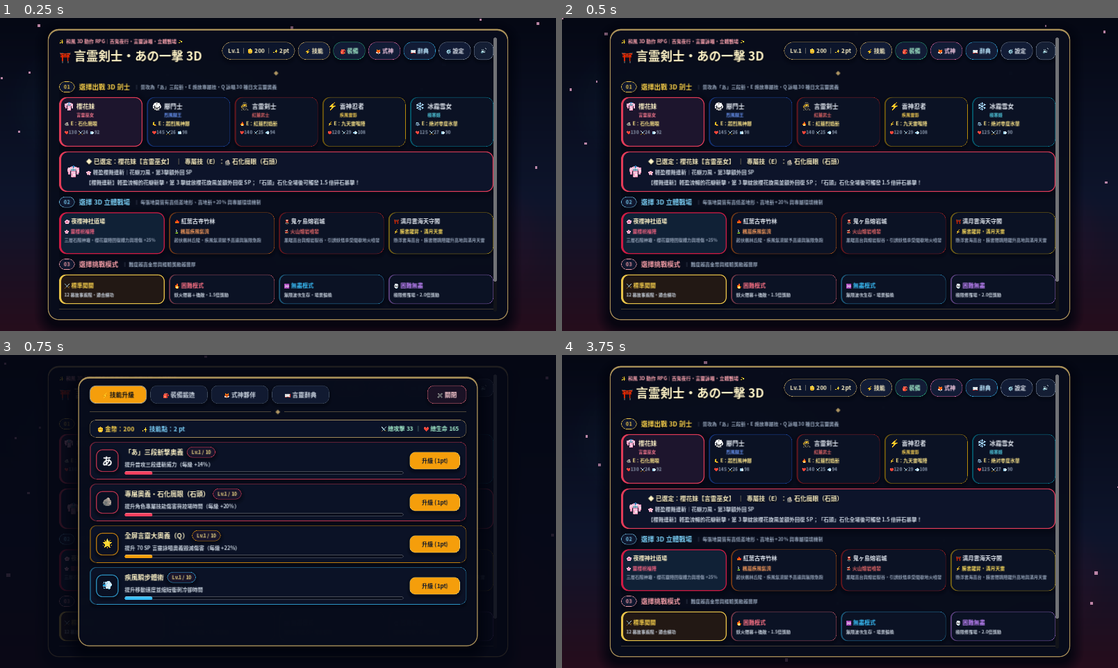
Above: before the commit, frames 1-4 (two rows, left to right).
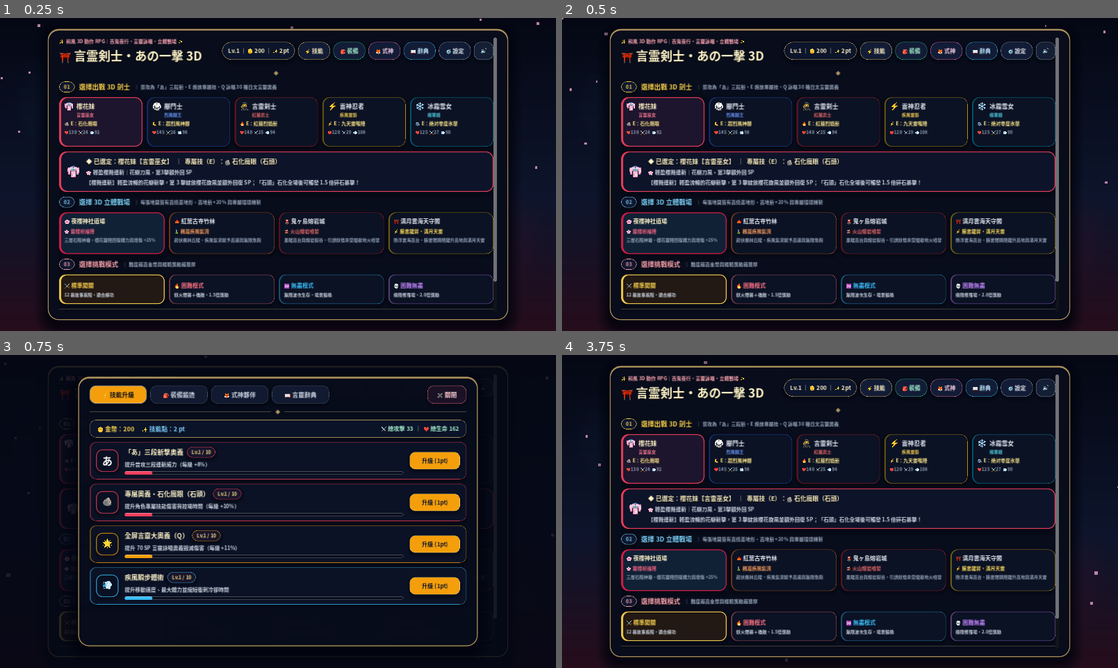
Above: after the commit, the same moments.

Repository: chensc1129/kotodama-3d-rpg
Game: Godot game, scene res://scenes/main_menu.tscn
Same seed, same stepped clock (60 frames per second), same inputs: the game is played once before the commit and once after it.
Inputs:
- Up to frame 1 (0.25 s): no input
- Up to frame 2 (0.5 s): no input
- Up to frame 3 (0.75 s): click "⚡ 技能" at 0.5 s
- Up to frame 4 (3.75 s): click "🎒 裝備" at 1.25 s; click "🦊 式神" at 2 s; click "📖 辭典" at 2.75 s; click "⚙️ 設定" at 3.5 s

Frames 1-2 are identical in both runs. In frame 3, 0.2% of the frame differs, in the area x 28-83%, y 22-76%; in frame 4, nothing differs.

Commit message:
Rebalance late-game stats: diminishing level growth, compressed gear/skills, capped blessings

Diff:
--- a/scripts/autoload/game_data.gd
+++ b/scripts/autoload/game_data.gd
@@ -222,20 +222,20 @@
 
 const EQUIPMENT_LIST: Array = [
 	{"id": "w1", "slot": "weapon", "name": "木霊の練習刀", "icon": "🗡️", "atk": 6, "hp": 0, "cost": 0, "blade_color": "#d6d3d1"},
-	{"id": "w2", "slot": "weapon", "name": "桜吹雪・太刀", "icon": "🌸", "atk": 16, "hp": 15, "cost": 180, "blade_color": "#f472b6"},
-	{"id": "w3", "slot": "weapon", "name": "雷切・黄金丸", "icon": "⚡", "atk": 30, "hp": 25, "cost": 420, "blade_color": "#facc15"},
-	{"id": "w4", "slot": "weapon", "name": "氷輪・蒼穹刃", "icon": "❄️", "atk": 48, "hp": 40, "cost": 850, "blade_color": "#38bdf8"},
-	{"id": "w5", "slot": "weapon", "name": "天叢雲・神滅剣", "icon": "👑", "atk": 75, "hp": 80, "cost": 1600, "blade_color": "#f97316"},
+	{"id": "w2", "slot": "weapon", "name": "桜吹雪・太刀", "icon": "🌸", "atk": 12, "hp": 10, "cost": 180, "blade_color": "#f472b6"},
+	{"id": "w3", "slot": "weapon", "name": "雷切・黄金丸", "icon": "⚡", "atk": 20, "hp": 20, "cost": 420, "blade_color": "#facc15"},
+	{"id": "w4", "slot": "weapon", "name": "氷輪・蒼穹刃", "icon": "❄️", "atk": 30, "hp": 32, "cost": 850, "blade_color": "#38bdf8"},
+	{"id": "w5", "slot": "weapon", "name": "天叢雲・神滅剣", "icon": "👑", "atk": 42, "hp": 48, "cost": 1600, "blade_color": "#f97316"},
 
 	{"id": "a1", "slot": "armor", "name": "道場稽古着", "icon": "🥋", "atk": 0, "hp": 20, "cost": 0, "aura_color": "#94a3b8"},
-	{"id": "a2", "slot": "armor", "name": "緋袴・巫女装束", "icon": "👘", "atk": 5, "hp": 65, "cost": 200, "aura_color": "#f43f5e"},
-	{"id": "a3", "slot": "armor", "name": "黒鉄・武者鎧", "icon": "🛡️", "atk": 12, "hp": 130, "cost": 480, "aura_color": "#3b82f6"},
-	{"id": "a4", "slot": "armor", "name": "龍鱗・神楽羽織", "icon": "🐉", "atk": 24, "hp": 240, "cost": 980, "aura_color": "#10b981"},
-
-	{"id": "r1", "slot": "accessory", "name": "お守り・木札", "icon": "🧿", "atk": 3, "hp": 15, "cost": 0, "gem_color": "#a8a29e"},
-	{"id": "r2", "slot": "accessory", "name": "八尺瓊・翡翠勾玉", "icon": "📿", "atk": 14, "hp": 50, "cost": 260, "gem_color": "#34d399"},
-	{"id": "r3", "slot": "accessory", "name": "狐火・霊珠", "icon": "🔮", "atk": 28, "hp": 90, "cost": 600, "gem_color": "#c084fc"},
-	{"id": "r4", "slot": "accessory", "name": "太陽神・八咫鏡", "icon": "☀️", "atk": 45, "hp": 160, "cost": 1350, "gem_color": "#fbbf24"},
+	{"id": "a2", "slot": "armor", "name": "緋袴・巫女装束", "icon": "👘", "atk": 4, "hp": 48, "cost": 200, "aura_color": "#f43f5e"},
+	{"id": "a3", "slot": "armor", "name": "黒鉄・武者鎧", "icon": "🛡️", "atk": 9, "hp": 84, "cost": 480, "aura_color": "#3b82f6"},
+	{"id": "a4", "slot": "armor", "name": "龍鱗・神楽羽織", "icon": "🐉", "atk": 15, "hp": 130, "cost": 980, "aura_color": "#10b981"},
+
+	{"id": "r1", "slot": "accessory", "name": "お守り・木札", "icon": "🧿", "atk": 3, "hp": 12, "cost": 0, "gem_color": "#a8a29e"},
+	{"id": "r2", "slot": "accessory", "name": "八尺瓊・翡翠勾玉", "icon": "📿", "atk": 9, "hp": 32, "cost": 260, "gem_color": "#34d399"},
+	{"id": "r3", "slot": "accessory", "name": "狐火・霊珠", "icon": "🔮", "atk": 16, "hp": 58, "cost": 600, "gem_color": "#c084fc"},
+	{"id": "r4", "slot": "accessory", "name": "太陽神・八咫鏡", "icon": "☀️", "atk": 24, "hp": 92, "cost": 1350, "gem_color": "#fbbf24"},
 ]
 
 const SHIKIGAMI_LIST: Array = [
@@ -248,16 +248,16 @@
 const MONSTER_TEMPLATES: Array = [
 	{"id": "chochin", "name": "提灯小鬼", "color": "#f97316", "hp_mult": 1.0, "spd": 3.8, "atk": 10, "scale": 1.0, "ranged": false},
 	{"id": "kasa", "name": "傘妖・跳躍者", "color": "#a855f7", "hp_mult": 1.15, "spd": 4.6, "atk": 12, "scale": 1.05, "ranged": false},
-	{"id": "aooni", "name": "青鬼武者", "color": "#2563eb", "hp_mult": 1.6, "spd": 3.4, "atk": 16, "scale": 1.25, "ranged": false},
-	{"id": "kyubi", "name": "九尾妖狐", "color": "#facc15", "hp_mult": 1.35, "spd": 4.1, "atk": 15, "scale": 1.15, "ranged": true},
-	{"id": "jorogumo", "name": "絡新婦・毒蛛", "color": "#10b981", "hp_mult": 1.45, "spd": 4.8, "atk": 14, "scale": 1.15, "ranged": true},
-	{"id": "dogu", "name": "古代土偶石魔", "color": "#78716c", "hp_mult": 2.1, "spd": 2.7, "atk": 20, "scale": 1.35, "ranged": false},
+	{"id": "aooni", "name": "青鬼武者", "color": "#2563eb", "hp_mult": 1.55, "spd": 3.4, "atk": 15, "scale": 1.25, "ranged": false},
+	{"id": "kyubi", "name": "九尾妖狐", "color": "#facc15", "hp_mult": 1.35, "spd": 4.1, "atk": 14, "scale": 1.15, "ranged": true},
+	{"id": "jorogumo", "name": "絡新婦・毒蛛", "color": "#10b981", "hp_mult": 1.45, "spd": 4.8, "atk": 13, "scale": 1.15, "ranged": true},
+	{"id": "dogu", "name": "古代土偶石魔", "color": "#78716c", "hp_mult": 2.0, "spd": 2.7, "atk": 18, "scale": 1.35, "ranged": false},
 ]
 
 const BOSS_TEMPLATES: Array = [
-	{"id": "akaoni_boss", "name": "赤鬼大将・獄炎", "color": "#dc2626", "hp_mult": 6.5, "spd": 3.6, "atk": 26, "scale": 2.1, "ranged": true},
-	{"id": "tengu_boss", "name": "大天狗・覇王", "color": "#4f46e5", "hp_mult": 7.5, "spd": 4.5, "atk": 30, "scale": 2.2, "ranged": true},
-	{"id": "orochi_boss", "name": "八岐大蛇・幻影", "color": "#059669", "hp_mult": 9.0, "spd": 3.9, "atk": 34, "scale": 2.4, "ranged": true},
+	{"id": "akaoni_boss", "name": "赤鬼大将・獄炎", "color": "#dc2626", "hp_mult": 6.2, "spd": 3.6, "atk": 22, "scale": 2.1, "ranged": true},
+	{"id": "tengu_boss", "name": "大天狗・覇王", "color": "#4f46e5", "hp_mult": 7.2, "spd": 4.5, "atk": 26, "scale": 2.2, "ranged": true},
+	{"id": "orochi_boss", "name": "八岐大蛇・幻影", "color": "#059669", "hp_mult": 8.5, "spd": 3.9, "atk": 30, "scale": 2.4, "ranged": true},
 ]
 
 const JAPANESE_CHANT_WORDS: Array = [
@@ -301,11 +301,11 @@
 ]
 
 const BLESSINGS_POOL: Array = [
-	{"id": "atk", "title": "⚔️ 鬼神剛力", "desc": "全攻擊力永久 +18%"},
-	{"id": "hp", "title": "❤️ 不動明王體", "desc": "最大 HP +20% 並立即回復 40% HP"},
-	{"id": "stone", "title": "🪨 碎石破甲奧義", "desc": "對石化/控場怪物傷害額外 +35%"},
-	{"id": "lifesteal", "title": "🩸 妖刀吸血", "desc": "每次「あ」命中回復 12% 攻擊力 HP"},
-	{"id": "speed", "title": "⚡ 神速疾風步", "desc": "移動速度 +12% 並立即補滿 100 SP"},
+	{"id": "atk", "title": "⚔️ 鬼神剛力", "desc": "全攻擊力 +10%（上限 +80%）"},
+	{"id": "hp", "title": "❤️ 不動明王體", "desc": "最大 HP +12%（上限 +96%）並回復 35% HP"},
+	{"id": "stone", "title": "🪨 碎石破甲奧義", "desc": "對控場怪物傷害 +20%（上限 +100%）"},
+	{"id": "lifesteal", "title": "🩸 妖刀吸血", "desc": "每次「あ」命中回復 6% 攻擊力 HP（上限 30%）"},
+	{"id": "speed", "title": "⚡ 神速疾風步", "desc": "移動速度 +7%（上限 +42%）並回復 80 SP"},
 ]
 
 const RANDOM_NAMES: Array[String] = [
--- a/scripts/autoload/game_state.gd
+++ b/scripts/autoload/game_state.gd
@@ -154,8 +154,12 @@
 func get_computed_stats_base() -> Dictionary:
 	var char_cfg: Dictionary = GameData.get_character(player["char_id"])
 	var lv: int = int(player["level"])
-	var lv_bonus_hp: int = (lv - 1) * 18
-	var lv_bonus_atk: int = (lv - 1) * 4
+	# Smooth diminishing returns so late-game stats stay crisp & readable
+	var tier1: int = maxi(0, mini(lv, 15) - 1)
+	var tier2: int = maxi(0, mini(lv, 30) - 15)
+	var tier3: int = maxi(0, lv - 30)
+	var lv_bonus_hp: int = tier1 * 8 + tier2 * 5 + tier3 * 3
+	var lv_bonus_atk: int = int(round(float(tier1) * 2.0 + float(tier2) * 1.0 + float(tier3) * 0.5))
 
 	var equip_hp: int = 0
 	var equip_atk: int = 0
@@ -164,27 +168,27 @@
 		var eq: Dictionary = GameData.get_equipment(eq_id)
 		if not eq.is_empty():
 			var plus: int = int(player["equip_enhance"].get(eq_id, 0))
-			equip_hp += int(round(float(eq["hp"]) * (1.0 + float(plus) * 0.18)))
-			equip_atk += int(round(float(eq["atk"]) * (1.0 + float(plus) * 0.18)))
+			equip_hp += int(round(float(eq["hp"]) * (1.0 + float(plus) * 0.08)))
+			equip_atk += int(round(float(eq["atk"]) * (1.0 + float(plus) * 0.08)))
 
 	var dash_lv: int = int(player["skills"].get("dash_skill", 1))
 	return {
 		"max_hp": int(char_cfg["base_hp"]) + lv_bonus_hp + equip_hp,
 		"atk": int(char_cfg["base_atk"]) + lv_bonus_atk + equip_atk,
-		"speed": float(char_cfg["base_spd"]) * (1.0 + float(dash_lv - 1) * 0.03),
+		"speed": float(char_cfg["base_spd"]) * (1.0 + float(dash_lv - 1) * 0.02),
 	}
 
 
 func get_computed_stats() -> Dictionary:
 	var base := get_computed_stats_base()
 	var bless: Dictionary = battle.get("blessings", {})
-	var hp_mult: float = 1.0 + float(bless.get("hp_pct", 0.0))
-	var atk_mult: float = 1.0 + float(bless.get("atk_pct", 0.0))
-	var spd_pct: float = float(bless.get("spd_pct", 0.0))
+	var hp_mult: float = 1.0 + minf(0.96, float(bless.get("hp_pct", 0.0)))
+	var atk_mult: float = 1.0 + minf(0.80, float(bless.get("atk_pct", 0.0)))
+	var spd_pct: float = minf(0.42, float(bless.get("spd_pct", 0.0)))
 
 	var char_cfg: Dictionary = GameData.get_character(player["char_id"])
 	var dash_lv: int = int(player["skills"].get("dash_skill", 1))
-	var speed: float = float(char_cfg["base_spd"]) * (1.0 + float(dash_lv - 1) * 0.03 + spd_pct)
+	var speed: float = float(char_cfg["base_spd"]) * (1.0 + float(dash_lv - 1) * 0.02 + spd_pct)
 
 	return {
 		"max_hp": int(round(float(base["max_hp"]) * hp_mult)),
@@ -331,17 +335,29 @@
 	var bless: Dictionary = battle["blessings"]
 	match blessing_id:
 		"atk":
-			bless["atk_pct"] = float(bless["atk_pct"]) + 0.18
+			if float(bless["atk_pct"]) < 0.80:
+				bless["atk_pct"] = minf(0.80, float(bless["atk_pct"]) + 0.10)
+			else:
+				player["gold"] = int(player["gold"]) + 120
+				toast_requested.emit("⚔️ 鬼神剛力已達上限，轉化為 120 金幣！")
 		"hp":
-			bless["hp_pct"] = float(bless["hp_pct"]) + 0.20
+			bless["hp_pct"] = minf(0.96, float(bless["hp_pct"]) + 0.12)
 			var st := get_computed_stats()
 			battle["max_hp"] = st["max_hp"]
-			battle["hp"] = mini(int(battle["max_hp"]), int(battle["hp"]) + int(round(float(battle["max_hp"]) * 0.4)))
+			battle["hp"] = mini(int(battle["max_hp"]), int(battle["hp"]) + int(round(float(battle["max_hp"]) * 0.35)))
 		"stone":
-			bless["stone_bonus"] = float(bless["stone_bonus"]) + 0.35
+			if float(bless["stone_bonus"]) < 1.00:
+				bless["stone_bonus"] = minf(1.00, float(bless["stone_bonus"]) + 0.20)
+			else:
+				player["gold"] = int(player["gold"]) + 120
+				toast_requested.emit("🪨 破甲奧義已達上限，轉化為 120 金幣！")
 		"lifesteal":
-			bless["lifesteal"] = float(bless["lifesteal"]) + 0.12
+			if float(bless["lifesteal"]) < 0.30:
+				bless["lifesteal"] = minf(0.30, float(bless["lifesteal"]) + 0.06)
+			else:
+				battle["hp"] = mini(int(battle["max_hp"]), int(battle["hp"]) + int(round(float(battle["max_hp"]) * 0.35)))
+				toast_requested.emit("🩸 妖刀吸血已達上限，轉化為立即回復 35% HP！")
 		"speed":
-			bless["spd_pct"] = float(bless["spd_pct"]) + 0.12
-			battle["sp"] = battle["max_sp"]
-	state_changed.emit()
+			bless["spd_pct"] = minf(0.42, float(bless["spd_pct"]) + 0.07)
+			battle["sp"] = minf(float(battle["max_sp"]), float(battle["sp"]) + 80.0)
+	state_changed.emit()
--- a/scripts/combat/battle_manager.gd
+++ b/scripts/combat/battle_manager.gd
@@ -338,8 +338,8 @@
 
 	var stats := GameState.get_computed_stats()
 	var normal_lv: int = int(GameState.player["skills"].get("normal_a", 1))
-	var skill_mult: float = 1.0 + float(normal_lv - 1) * 0.14
-	var sakura_mult: float = 1.25 if _in_sakura_buff else 1.0
+	var skill_mult: float = 1.0 + float(normal_lv - 1) * 0.08
+	var sakura_mult: float = 1.20 if _in_sakura_buff else 1.0
 
 	var vfx_color := Color.html("#fbbf24") if step == 3 else Color.html(char_cfg["color_primary"])
 	if player != null:
@@ -381,15 +381,15 @@
 			var tag := crit_tag if step == 3 else base_tag
 			var is_crit := (step == 3)
 
-			# High-Ground Advantage (+20% damage when attacking from elevated terrain or mid-air!)
+			# High-Ground Advantage (+15% damage when attacking from elevated terrain or mid-air!)
 			if player.position.y > en.position.y + 0.70:
-				dmg = int(round(float(dmg) * 1.20))
+				dmg = int(round(float(dmg) * 1.15))
 				if step != 3:
 					tag = "⛰️高地斬"
 
 			# Petrified Shatter Crit (Sakura synergy)
 			if en.petrify_timer > 0.0:
-				var stone_bonus := 1.5 + float(b["blessings"].get("stone_bonus", 0.0))
+				var stone_bonus := 1.35 + float(b["blessings"].get("stone_bonus", 0.0))
 				dmg = int(round(float(dmg) * stone_bonus))
 				tag = "🪨碎石暴擊!"
 				is_crit = true
@@ -398,7 +398,7 @@
 
 			# Electro vulnerability bonus (Raijin synergy)
 			if en.shock_timer > 0.0:
-				dmg = int(round(float(dmg) * 1.25))
+				dmg = int(round(float(dmg) * 1.20))
 
 			# Per-Hero 3rd-Hit Signature Micro-Effect!
 			if step == 3:
@@ -578,12 +578,12 @@
 	AudioManager.speak_japanese(String(word.get("kana", "")))
 	AudioManager.play_sfx("skill")
 
-	var crit_mult: float = 1.5 if is_typed_perfect else 1.0
+	var crit_mult: float = 1.35 if is_typed_perfect else 1.0
 	var stats := GameState.get_computed_stats()
 
 	if skill_type == "ult":
 		var ult_lv: int = int(GameState.player["skills"].get("ult_skill", 1))
-		var ult_mult: float = 1.0 + float(ult_lv - 1) * 0.22
+		var ult_mult: float = 1.0 + float(ult_lv - 1) * 0.11
 		var vfx_type: String = String(word.get("vfx", "sacred_halo"))
 		var w_col := Color.html(String(word.get("color", "#fbbf24")))
 		var w_icon: String = String(word.get("icon", "🌟"))
@@ -592,11 +592,11 @@
 
 		var archetype_dmg_mult := 1.0
 		if vfx_type == "sword_rain":
-			archetype_dmg_mult = 1.25
+			archetype_dmg_mult = 1.20
 		elif vfx_type == "lightning":
-			archetype_dmg_mult = 1.15
-
-		var dmg := int(round(float(stats["atk"]) * 3.8 * ult_mult * crit_mult * archetype_dmg_mult))
+			archetype_dmg_mult = 1.12
+
+		var dmg := int(round(float(stats["atk"]) * 2.8 * ult_mult * crit_mult * archetype_dmg_mult))
 		if player != null:
 			spawn_kotodama_vfx(player.position, word, is_typed_perfect)
 			spawn_ring_vfx(player.position, w_col, 18.0, 0.78)
@@ -658,7 +658,7 @@
 				damage_enemy(en, dmg, dmg_tag, w_col.lerp(Color.WHITE, 0.35))
 		if ult_hit:
 			hit_landed.emit(true)
-		var perfect_prefix := "🌟 完美詠唱 1.5x！" if is_typed_perfect else ""
+		var perfect_prefix := "🌟 神速詠唱 1.35x！" if is_typed_perfect else ""
 		GameState.toast_requested.emit("%s%s「%s」%s爆發！" % [perfect_prefix, w_icon, w_kanji, w_label])
 	else:
 		if player != null and not word.is_empty():
@@ -671,13 +671,13 @@
 func _execute_signature_skill(stats: Dictionary, crit_mult: float) -> void:
 	var char_cfg: Dictionary = GameData.get_character(GameState.player["char_id"])
 	var sig_lv: int = int(GameState.player["skills"].get("sig_skill", 1))
-	var sig_mult: float = 1.0 + float(sig_lv - 1) * 0.20
+	var sig_mult: float = 1.0 + float(sig_lv - 1) * 0.10
 	var cid: String = char_cfg["id"]
 	var any_hit: bool = false
 
 	if cid == "sakura":
-		var duration: float = 5.0 + float(sig_lv - 1) * 0.35
-		var dmg := int(round(float(stats["atk"]) * 1.6 * sig_mult * crit_mult))
+		var duration: float = 4.6 + float(sig_lv - 1) * 0.25
+		var dmg := int(round(float(stats["atk"]) * 1.45 * sig_mult * crit_mult))
 		spawn_ring_vfx(player.position, Color.html("#f472b6"), 13.0, 0.65)
 		for en: Enemy3D in enemies.duplicate():
 			if is_instance_valid(en) and not en.dead and en.position.distance_to(player.position) <= 13.5:
@@ -694,12 +694,12 @@
 		var forward := Vector3(sin(player.facing), 0.0, cos(player.facing))
 		player.position += forward * 4.0
 		player.clamp_to_arena()
-		var dmg := int(round(float(stats["atk"]) * 2.9 * sig_mult * crit_mult))
+		var dmg := int(round(float(stats["atk"]) * 2.35 * sig_mult * crit_mult))
 		spawn_ring_vfx(player.position, Color.html("#38bdf8"), 9.5, 0.55)
 		for en: Enemy3D in enemies.duplicate():
 			if is_instance_valid(en) and not en.dead and en.position.distance_to(player.position) <= 9.5:
 				any_hit = true
-				en.stun_timer = 2.6
+				en.stun_timer = 2.4
 				var push := en.position - player.position
 				push.y = 0.0
 				en.trigger_hit_react(push, true)
@@ -710,30 +710,30 @@
 				damage_enemy(en, dmg, "🦶超烈風神腳!", Color.html("#7dd3fc"))
 		GameState.toast_requested.emit("🦶「腳」超烈風神腳！轟飛並暈眩周圍妖怪！")
 	elif cid == "raijin":
-		var dmg := int(round(float(stats["atk"]) * 2.6 * sig_mult * crit_mult))
+		var dmg := int(round(float(stats["atk"]) * 2.15 * sig_mult * crit_mult))
 		spawn_ring_vfx(player.position, Color.html("#facc15"), 12.0, 0.60)
 		for en: Enemy3D in enemies.duplicate():
 			if is_instance_valid(en) and not en.dead and en.position.distance_to(player.position) <= 12.0:
 				any_hit = true
-				en.shock_timer = 5.0
+				en.shock_timer = 4.6
 				en.trigger_hit_react(en.position - player.position, true)
 				spawn_hit_spark(en.position + Vector3(0.0, 1.35 * en.scale.y, 0.0), Color.html("#facc15"), true, 1.25)
 				damage_enemy(en, dmg, "⚡九天雷鳴!", Color.html("#fef08a"))
 		GameState.toast_requested.emit("⚡「雷光」九天雷鳴陣！妖怪陷入感電易傷狀態！")
 	elif cid == "yukionna":
-		var dmg := int(round(float(stats["atk"]) * 2.2 * sig_mult * crit_mult))
+		var dmg := int(round(float(stats["atk"]) * 1.90 * sig_mult * crit_mult))
 		spawn_ring_vfx(player.position, Color.html("#06b6d4"), 12.5, 0.65)
 		for en: Enemy3D in enemies.duplicate():
 			if is_instance_valid(en) and not en.dead and en.position.distance_to(player.position) <= 12.5:
 				any_hit = true
-				en.freeze_timer = 4.5
+				en.freeze_timer = 4.2
 				en.frost_tick_timer = 0.6
 				en.trigger_hit_react(en.position - player.position, true)
 				spawn_hit_spark(en.position + Vector3(0.0, 1.35 * en.scale.y, 0.0), Color.html("#67e8f9"), true, 1.2)
 				damage_enemy(en, dmg, "❄️絶対零度!", Color.html("#67e8f9"))
 		GameState.toast_requested.emit("❄️「冰結」絶対零度氷華！凍結周圍妖怪！")
 	else:
-		var dmg := int(round(float(stats["atk"]) * 2.75 * sig_mult * crit_mult))
+		var dmg := int(round(float(stats["atk"]) * 2.25 * sig_mult * crit_mult))
 		spawn_ring_vfx(player.position, Color.html("#ef4444"), 10.5, 0.60)
 		for en: Enemy3D in enemies.duplicate():
 			if is_instance_valid(en) and not en.dead and en.position.distance_to(player.position) <= 10.5:
--- a/scripts/entities/enemy_3d.gd
+++ b/scripts/entities/enemy_3d.gd
@@ -55,11 +55,14 @@
 	primary_color = Color.html(tpl["color"])
 	_elapsed = randf() * TAU
 
-	var scale_factor: float = 1.0 + float(wave_num - 1) * 0.24 + (0.45 if is_hard else 0.0)
-	max_hp = int(round(75.0 * float(tpl["hp_mult"]) * scale_factor))
+	var scale_factor: float = 1.0 + float(wave_num - 1) * 0.22 + (0.35 if is_hard else 0.0)
+	if wave_num > 12:
+		scale_factor += float(wave_num - 12) * 0.08
+	max_hp = int(round(70.0 * float(tpl["hp_mult"]) * scale_factor))
 	hp = max_hp
-	move_speed = float(tpl["spd"]) * (1.15 if is_hard else 1.0)
-	atk = int(round(float(tpl["atk"]) * (1.0 + float(wave_num - 1) * 0.14) * (1.3 if is_hard else 1.0)))
+	move_speed = float(tpl["spd"]) * (1.12 if is_hard else 1.0)
+	var atk_scale: float = 1.0 + float(mini(wave_num - 1, 12)) * 0.11 + float(maxi(0, wave_num - 13)) * 0.07
+	atk = int(round(float(tpl["atk"]) * atk_scale * (1.25 if is_hard else 1.0)))
 	ranged = bool(tpl["ranged"]) or is_hard
 	atk_timer = 1.2 + randf() * 1.5
 
--- a/scripts/ui/chant_overlay.gd
+++ b/scripts/ui/chant_overlay.gd
@@ -160,7 +160,7 @@
 	body_container.add_child(action_col)
 
 	var choice_lbl := Label.new()
-	choice_lbl.text = "✨ 點選正確平假名發動（2.2秒內神速答對享 1.5 倍暴擊！）" if is_mob else "✨ 點選或按 1-4 鍵選擇正確讀音（2.2秒內神速答對享 1.5 倍暴擊！）"
+	choice_lbl.text = "✨ 點選正確平假名發動（2.2秒內神速答對享 1.35 倍暴擊！）" if is_mob else "✨ 點選或按 1-4 鍵選擇正確讀音（2.2秒內神速答對享 1.35 倍暴擊！）"
 	choice_lbl.horizontal_alignment = HORIZONTAL_ALIGNMENT_CENTER
 	choice_lbl.autowrap_mode = TextServer.AUTOWRAP_WORD_SMART
 	choice_lbl.add_theme_font_size_override("font_size", 15 if is_mob else 13)
--- a/scripts/ui/upgrade_modal.gd
+++ b/scripts/ui/upgrade_modal.gd
@@ -201,10 +201,10 @@
 
 	if _current_tab == "skills":
 		var items := [
-			{"key": "normal_a", "icon": "あ", "accent": "#f43f5e", "name": "「あ」三段斬撃奥義", "desc": "提升普攻三段連斬威力（每級 +14%）"},
-			{"key": "sig_skill", "icon": char_cfg["sig_icon"], "accent": char_cfg["color_primary"], "name": "專屬奧義・%s（%s）" % [char_cfg["sig_name"], char_cfg["sig_key"]], "desc": "提升角色專屬技能傷害與控場時間（每級 +20%）"},
-			{"key": "ult_skill", "icon": "🌟", "accent": "#f59e0b", "name": "全屏言靈大奧義（Q）", "desc": "提升 70 SP 言靈詠唱奧義毀滅傷害（每級 +22%）"},
-			{"key": "dash_skill", "icon": "💨", "accent": "#38bdf8", "name": "疾風瞬步體術", "desc": "提升移動速度並縮短衝刺冷卻時間"},
+			{"key": "normal_a", "icon": "あ", "accent": "#f43f5e", "name": "「あ」三段斬撃奥義", "desc": "提升普攻三段連斬威力（每級 +8%）"},
+			{"key": "sig_skill", "icon": char_cfg["sig_icon"], "accent": char_cfg["color_primary"], "name": "專屬奧義・%s（%s）" % [char_cfg["sig_name"], char_cfg["sig_key"]], "desc": "提升角色專屬技能傷害與控場時間（每級 +10%）"},
+			{"key": "ult_skill", "icon": "🌟", "accent": "#f59e0b", "name": "全屏言靈大奧義（Q）", "desc": "提升 70 SP 言靈詠唱奧義毀滅傷害（每級 +11%）"},
+			{"key": "dash_skill", "icon": "💨", "accent": "#38bdf8", "name": "疾風瞬步體術", "desc": "提升移動速度、最大體力並縮短衝刺冷卻時間"},
 		]
 		for sk in items:
 			var lv: int = int(GameState.player["skills"].get(sk["key"], 1))
@@ -274,8 +274,8 @@
 			var is_eq: bool = GameState.player["equipped"].get(eq["slot"], "") == eq_id
 			var plus: int = int(GameState.player["equip_enhance"].get(eq_id, 0))
 			var enh_cost: int = 80 + plus * 60
-			var atk_val := int(round(float(eq["atk"]) * (1.0 + float(plus) * 0.18)))
-			var hp_val := int(round(float(eq["hp"]) * (1.0 + float(plus) * 0.18)))
+			var atk_val := int(round(float(eq["atk"]) * (1.0 + float(plus) * 0.08)))
+			var hp_val := int(round(float(eq["hp"]) * (1.0 + float(plus) * 0.08)))
 			var swatch_hex: String = String(eq.get("blade_color", eq.get("aura_color", eq.get("gem_color", "#94a3b8"))))
 
 			var row := _make_accent_row("#092226" if is_eq else "#0c1428", "#34d399" if is_eq else swatch_hex, is_eq)
